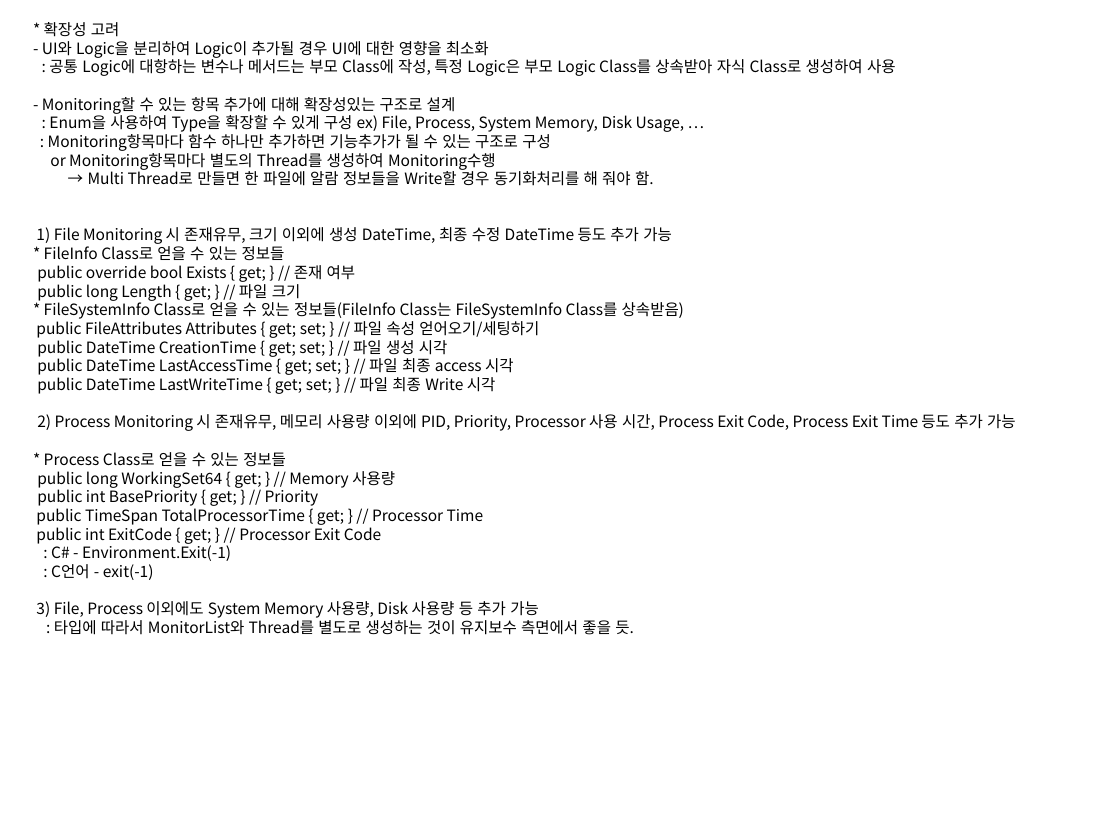
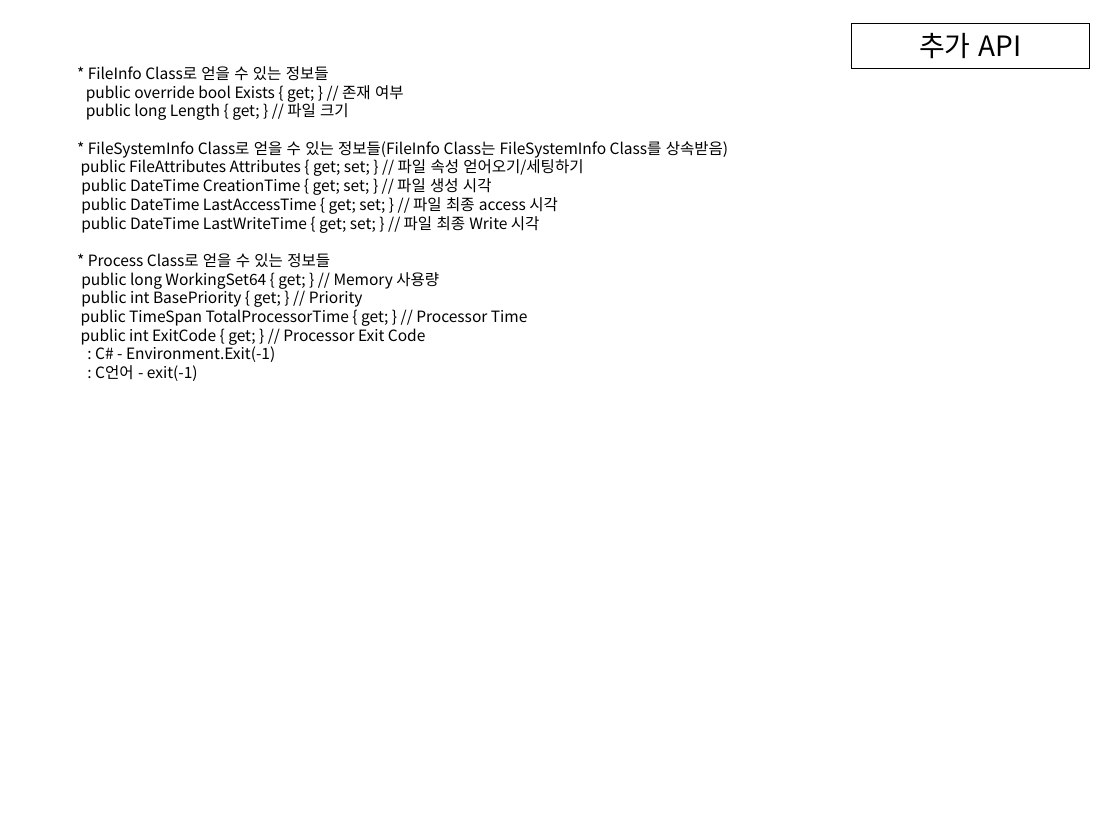
Before and after one commit to ambidext/CS_ConsoleGit, a slide deck: slide 11 of Monitoring/fc.pptx (slide 14 before the commit). Drawn at 1120x840 pixels with LibreOffice and Linux fonts; fonts in the diff are those of the drawing. Boxes give left, top, right and bottom in pixels: in the first picture for what was removed or moved away, otherwise in the second. Text is boxed around its words. In the diff, an @@ line names an element or a change of style, - is before the commit and + after.

```diff
--- a/Monitoring/fc.pptx
+++ b/Monitoring/fc.pptx
@@ rectangle added at (851, 24, 1090, 68), outline #000000 0.75 pt, 18 pt, text #000000 @@
+추가 API
@@ text at (81, 66, 728, 381): text changed @@
-* 확장성 고려
-- UI와 Logic을 분리하여 Logic이 추가될 경우 UI에 대한 영향을 최소화
-: 공통 Logic에 대항하는 변수나 메서드는 부모 Class에 작성, 특정 Logic은 부모 Logic Class를 상속받아 자식 Class로 생성하여 사용
-- Monitoring할 수 있는 항목 추가에 대해 확장성있는 구조로 설계
-: Enum을 사용하여 Type을 확장할 수 있게 구성 ex) File, Process, System Memory, Disk Usage, …
-: Monitoring항목마다 함수 하나만 추가하면 기능추가가 될 수 있는 구조로 구성
-or Monitoring항목마다 별도의 Thread를 생성하여 Monitoring수행
-→ Multi Thread로 만들면 한 파일에 알람 정보들을 Write할 경우 동기화처리를 해 줘야 함.
-1) File Monitoring 시 존재유무, 크기 이외에 생성 DateTime, 최종 수정 DateTime 등도 추가 가능
-* FileInfo Class로 얻을 수 있는 정보들
-public override bool Exists { get; } // 존재 여부
-public long Length { get; } // 파일 크기
-* FileSystemInfo Class로 얻을 수 있는 정보들(FileInfo Class는 FileSystemInfo Class를 상속받음)
-public FileAttributes Attributes { get; set; } // 파일 속성 얻어오기/세팅하기
-public DateTime CreationTime { get; set; } // 파일 생성 시각
-public DateTime LastAccessTime { get; set; } // 파일 최종 access 시각
-public DateTime LastWriteTime { get; set; } // 파일 최종 Write 시각
-2) Process Monitoring 시 존재유무, 메모리 사용량 이외에 PID, Priority, Processor 사용 시간, Process Exit Code, Process Exit Time 등도 추가 가능
-* Process Class로 얻을 수 있는 정보들
-public long WorkingSet64 { get; } // Memory 사용량
-public int BasePriority { get; } // Priority
-public TimeSpan TotalProcessorTime { get; } // Processor Time
-public int ExitCode { get; } // Processor Exit Code
-: C# - Environment.Exit(-1)
-: C언어 - exit(-1)
-3) File, Process 이외에도 System Memory 사용량, Disk 사용량 등 추가 가능
-: 타입에 따라서 MonitorList와 Thread를 별도로 생성하는 것이 유지보수 측면에서 좋을 듯.
+* FileInfo Class로 얻을 수 있는 정보들
+public override bool Exists { get; } // 존재 여부
+public long Length { get; } // 파일 크기
+* FileSystemInfo Class로 얻을 수 있는 정보들(FileInfo Class는 FileSystemInfo Class를 상속받음)
+public FileAttributes Attributes { get; set; } // 파일 속성 얻어오기/세팅하기
+public DateTime CreationTime { get; set; } // 파일 생성 시각
+public DateTime LastAccessTime { get; set; } // 파일 최종 access 시각
+public DateTime LastWriteTime { get; set; } // 파일 최종 Write 시각
+* Process Class로 얻을 수 있는 정보들
+public long WorkingSet64 { get; } // Memory 사용량
+public int BasePriority { get; } // Priority
+public TimeSpan TotalProcessorTime { get; } // Processor Time
+public int ExitCode { get; } // Processor Exit Code
+: C# - Environment.Exit(-1)
+: C언어 - exit(-1)
```
Also in this commit, not shown: 4 other slides changed, 3 slides added, 1 slide removed, 6 other files.
